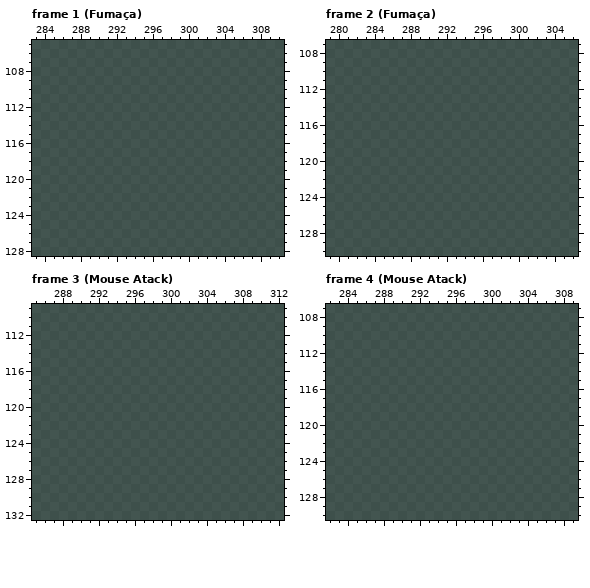
Pixel-art file, stored at Entregas/ase/Sprites/Sprite-0004.ase. The first picture shows the starting point.
384x384 pixels, 57 frames. Colours within 5 levels of each other are drawn and written as one. Shown: frame 1 (Fumaça): x 283..310, y 105..128; frame 2 (Fumaça): x 279..306, y 107..130; frame 3 (Mouse Atack): x 285..312, y 109..132; frame 4 (Mouse Atack): x 282..309, y 107..130. The commit also changed other frames or places, which this record leaves out.
The same view after the edit:
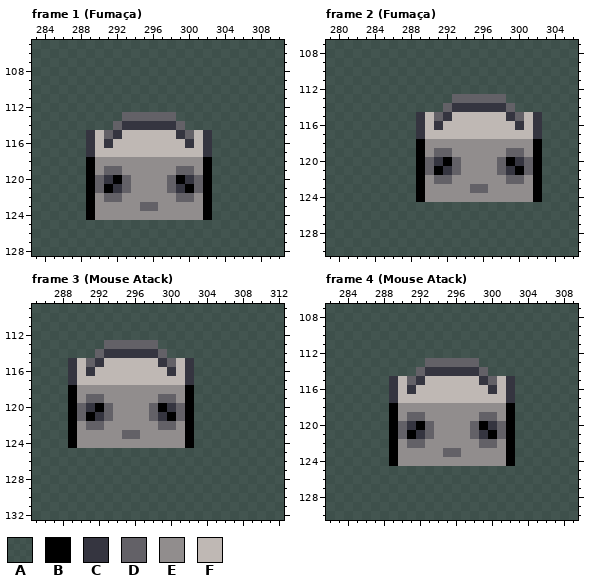
Palette (. is transparent): A #0000008d  B #000000  C #353540  D #636167  E #918d8d  F #bfb8b4
What changed:
Frame 1 (Fumaça), layer "Desenhos":
y 113: x 293..298 AAAAAA -> DDDDDD
y 114: x 292..299 AAAAAAAA -> DCCCCCCD
y 115: x 289..302 AAAAAAAAAAAAAA -> CFDCFFFFFFCDFC
y 116: x 289..302 AAAAAAAAAAAAAA -> CFCFFFFFFFFCFC
y 117: x 289..302 AAAAAAAAAAAAAA -> CFFFFFFFFFFFFC
y 118: x 289..302 AAAAAAAAAAAAAA -> BEEEEEEEEEEEEB
y 119: x 289..302 AAAAAAAAAAAAAA -> BEDDEEEEEEDDEB
y 120: x 289..302 AAAAAAAAAAAAAA -> BDCBDEEEEDBCDB
y 121: x 289..302 AAAAAAAAAAAAAA -> BDBCDEEEEDCBDB
y 122: x 289..302 AAAAAAAAAAAAAA -> BEDDEEEEEEDDEB
y 123: x 289..302 AAAAAAAAAAAAAA -> BEEEEEDDEEEEEB
y 124: x 289..302 AAAAAAAAAAAAAA -> BEEEEEEEEEEEEB
Frame 2 (Fumaça), layer "Desenhos": the same change as frame 1 (Fumaça)
Frame 3 (Mouse Atack), layer "Desenhos": the same change as frame 1 (Fumaça)
Frame 4 (Mouse Atack), layer "Desenhos": the same change as frame 1 (Fumaça)
